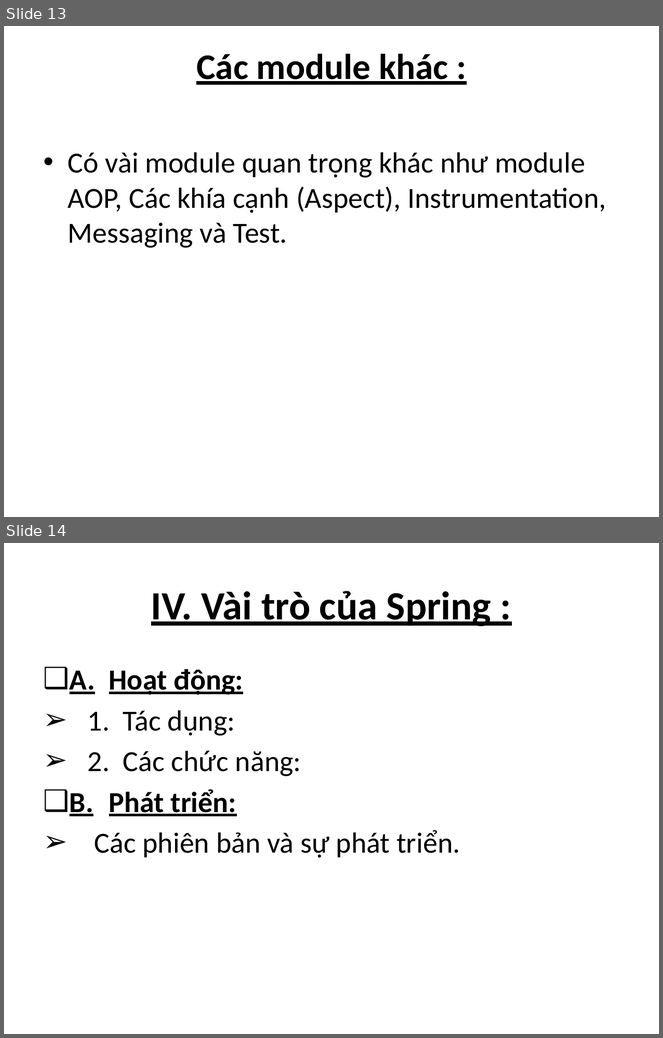
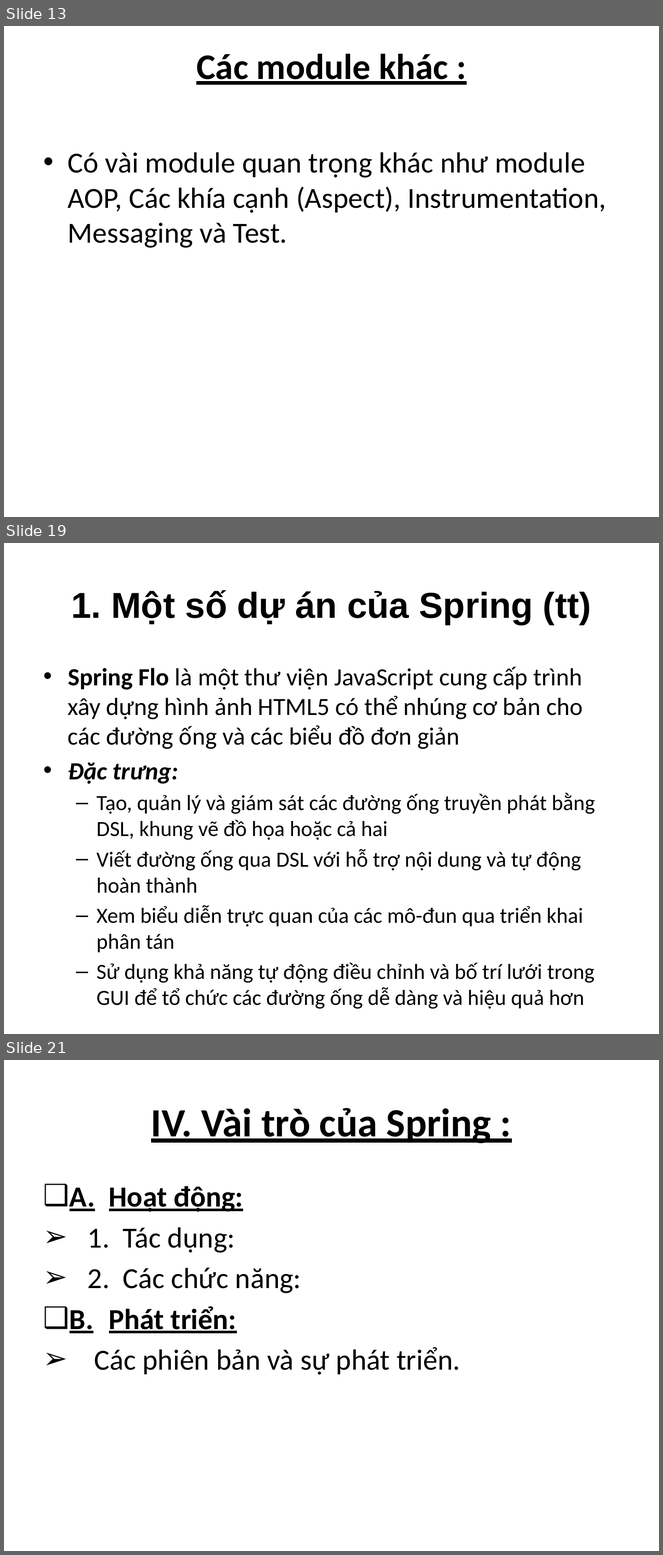
Before and after one commit to tvhnhoainhien1311/Spring_, a slide deck: Updatejava.pptx. Shown one above the other, each under a label of ours: slides 13 and 14 before the commit, slides 13, 19 and 21 after it; the slides between them are not shown. The pictures are 663x1038 and 663x1555 pixels, drawn with LibreOffice and Linux fonts; fonts in the diff are those of the drawing. Boxes give left, top, right and bottom in pixels: in the first picture for what was removed or moved away, otherwise in the second. Text is boxed around its words. In the diff, an @@ line names an element or a change of style, - is before the commit and + after.

Commit message:
Final PP about Spring

```diff
--- a/Updatejava.pptx
+++ b/Updatejava.pptx
@@ slide 19 added at box(4, 543, 659, 1034), background #FFFFFF @@
@@ title added at box(71, 590, 591, 625), 39.6 pt, text #000000, bold @@
+1. Một số dự án của Spring (tt)
@@ text added at box(68, 667, 595, 1009), 23.8 pt, text #000000 @@
+• Spring Flo là một thư viện JavaScript cung cấp trình xây dựng hình ảnh HTML5 có thể nhúng cơ bản cho các đường ống và các biểu đồ đơn giản
+• Đặc trưng:
+  – Tạo, quản lý và giám sát các đường ống truyền phát bằng DSL, khung vẽ đồ họa hoặc cả hai
+  – Viết đường ống qua DSL với hỗ trợ nội dung và tự động hoàn thành
+  – Xem biểu diễn trực quan của các mô-đun qua triển khai phân tán
+  – Sử dụng khả năng tự động điều chỉnh và bố trí lưới trong GUI để tổ chức các đường ống dễ dàng và hiệu quả hơn
@@ what was slide 14 is now slide 21 @@
```
Also in this commit, not shown: 5 slides changed, 6 other slides added.
